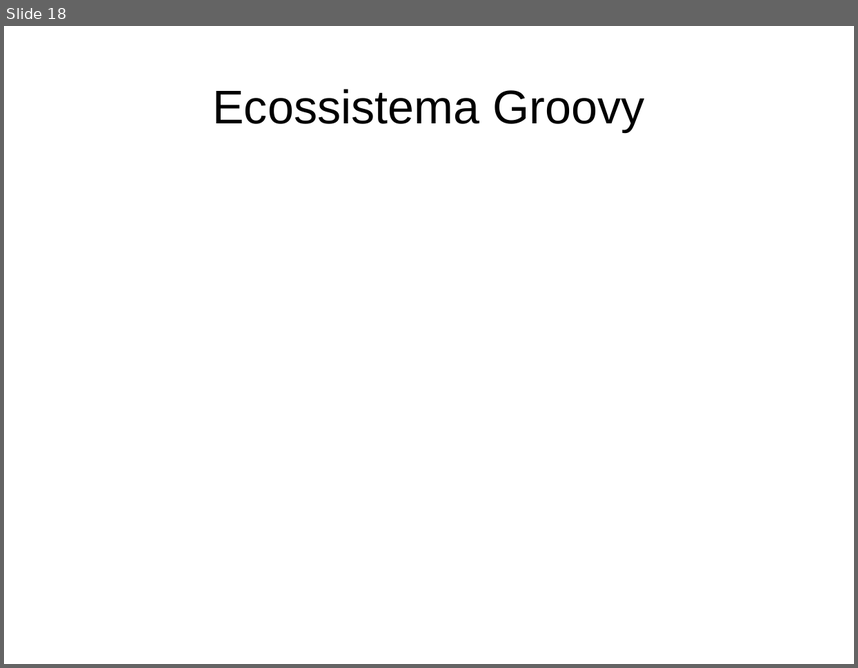
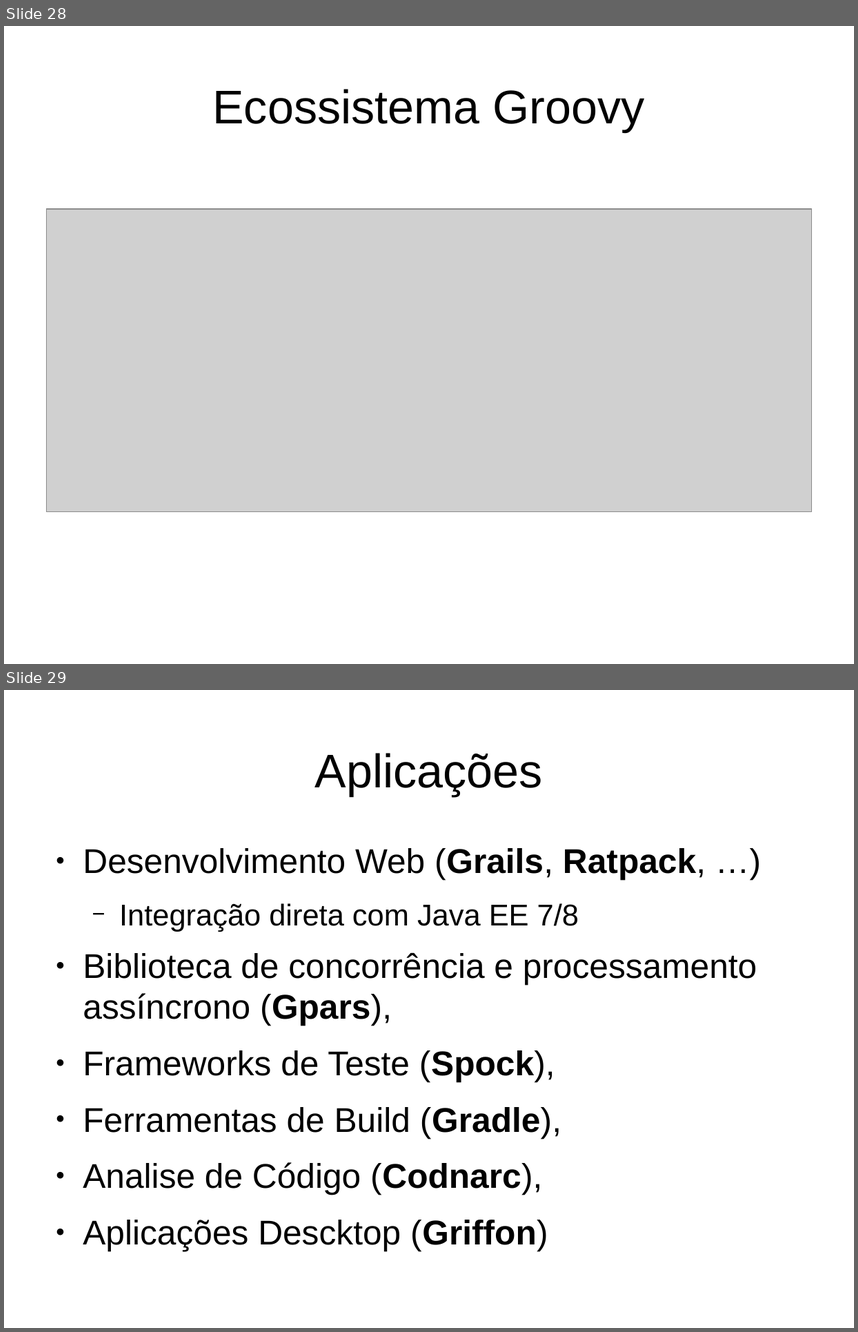
Before and after one commit to gitter-badger/lab-groovy, a slide deck: press/groovy_intro.odp. Shown one above the other, each under a label of ours: slide 18 before the commit, slides 28 and 29 after it. The pictures are 858x668 and 858x1332 pixels, drawn with LibreOffice and Linux fonts; fonts in the diff are those of the drawing; grey boxes stand for pictures. Boxes give left, top, right and bottom in pixels: in the first picture for what was removed or moved away, otherwise in the second. Text is boxed around its words. In the diff, an @@ line names an element or a change of style, - is before the commit and + after.

```diff
--- a/press/groovy_intro.odp
+++ b/press/groovy_intro.odp
@@ slide 29 added at (4,690,854,1328), background #FFFFFF @@
@@ title added at (315,753,543,796), 44 pt, text #000000 @@
+Aplicações
@@ text added at (83,848,757,1194), 32 pt, text #000000 @@
+● Desenvolvimento Web (Grails, Ratpack, …)
+  − Integração direta com Java EE 7/8
+● Biblioteca de concorrência e processamento assíncrono (Gpars),
+● Frameworks de Teste (Spock),
+● Ferramentas de Build (Gradle),
+● Analise de Código (Codnarc),
+● Aplicações Descktop (Griffon)
@@ what was slide 18 is now slide 28 @@
@@ slide 28 changed as well @@
@@ picture added at (46,209,812,511) @@
```
Also in this commit, not shown: 9 other slides changed, 22 other slides added, 10 slides removed, 1 other file.
